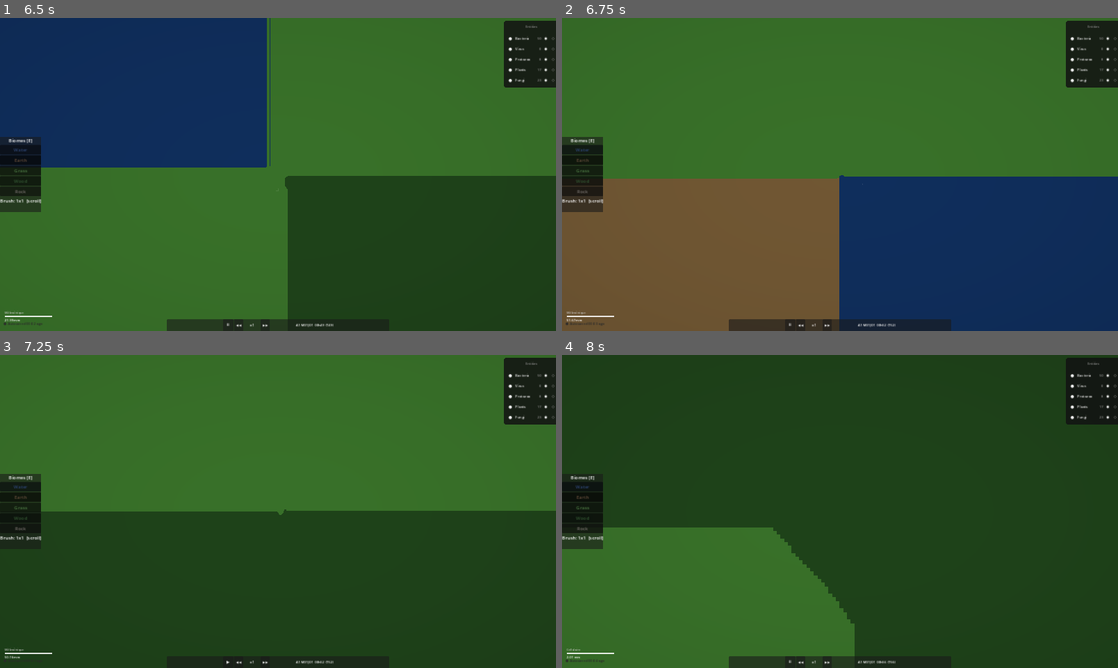
Above: before the commit, frames 1-4 (two rows, left to right).
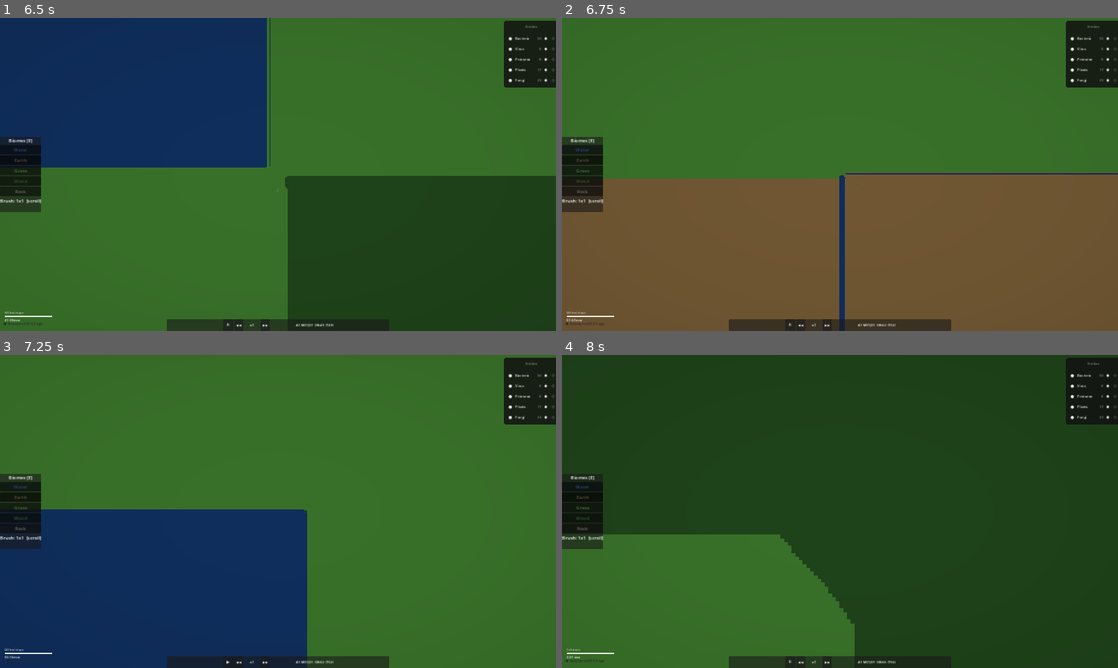
Above: after the commit, the same moments.

Repository: trinityUwU/Primordia
Game: Godot game, scene res://scenes/MainMenu.tscn
The game is run twice, just before and just after one commit, with the same random seed, the same clock (stepped at 60 frames per second) and the same inputs.
Inputs (mouse positions are in pixels of both pictures, inside the frame that each line leads up to):
- Up to frame 1 (6.5 s): tap Enter at 0.5 s; move the mouse to (400, 158) at 0.52 s; hold D 0.53-1.25 s; tap H at 0.6 s; click (400, 158) at 0.67 s; tap Space at 0.77, 4.52, 6.02 s; click "New Game" at 1.25 s; click (278, 146) at 2.02 s; type "Alex" at 2.1 s; click "New Game" at 2.75 s; click "Create" at 3.5 s; move the mouse to (166, 190) at 4.27 s; hold S 4.28-5.03 s; tap E at 4.35 s; move the mouse to (333, 105) at 5.02 s; hold D 5.03-5.78 s; tap G at 5.1 s; move the mouse to (250, 237) at 5.77 s; hold W from 5.78 s (still down); tap 1 at 5.85 s; click (250, 237) at 5.92 s
- Up to frame 2 (6.75 s): move the mouse to (1006, 221) at 6.52 s; release W at 6.53 s; hold A from 6.53 s (still down); tap 2 at 6.6 s
- Up to frame 3 (7.25 s): keep holding A; tap Space at 6.77 s
- Up to frame 4 (8 s): keep holding A; move the mouse to (673, 464) at 7.27 s; tap 3 at 7.35 s; tap Space at 7.52 s

Frame 1 is identical in both runs. In frame 2, 25% of the frame differs, in the area x 50-100%, y 49-100%; in frame 3, 49%, in the area x 0-100%, y 49-100%; in frame 4, 0.7%.

Commit message:
fix: BiomeRenderer cooldown dur 250ms + batch biome_map lookup sans appel GDScript WorldGen si déjà cached

Diff:
--- a/scripts/autoloads/WorldGen.gd
+++ b/scripts/autoloads/WorldGen.gd
@@ -55,24 +55,21 @@
 	_noise_detail.fractal_octaves = 2
 
 
-# Returns biome type for chunk coord
+# Returns biome type for chunk coord — 2 noise lookups only
 func get_biome(chunk_coord: Vector2i) -> int:
 	var cx: float = float(chunk_coord.x)
 	var cy: float = float(chunk_coord.y)
-	var alt: float  = _normalize(_noise_altitude.get_noise_2d(cx, cy))
-	var hum: float  = _normalize(_noise_humidity.get_noise_2d(cx, cy))
+	var alt: float = _normalize(_noise_altitude.get_noise_2d(cx, cy))
+	var hum: float = _normalize(_noise_humidity.get_noise_2d(cx, cy))
+	return _biome_from(alt, hum)
 
-	if alt > 0.72:
-		return WorldGrid.BIOME_ROCK
-	if alt < 0.26:
-		return WorldGrid.BIOME_WATER
-	# Coastal/marsh: low altitude + high humidity
-	if alt < 0.35 and hum > 0.60:
-		return WorldGrid.BIOME_WATER
-	if hum > 0.62:
-		return WorldGrid.BIOME_WOOD
-	if hum > 0.35:
-		return WorldGrid.BIOME_GRASS
+
+func _biome_from(alt: float, hum: float) -> int:
+	if alt > 0.72:                        return WorldGrid.BIOME_ROCK
+	if alt < 0.26:                        return WorldGrid.BIOME_WATER
+	if alt < 0.35 and hum > 0.60:         return WorldGrid.BIOME_WATER
+	if hum > 0.62:                        return WorldGrid.BIOME_WOOD
+	if hum > 0.35:                        return WorldGrid.BIOME_GRASS
 	return WorldGrid.BIOME_EARTH
 
 
--- a/scripts/rendering/BiomeRenderer.gd
+++ b/scripts/rendering/BiomeRenderer.gd
@@ -5,12 +5,14 @@
 
 # Rebuild only when camera leaves the inner safe zone (TEX_SIZE/2 - MARGIN chunks from origin)
 const MARGIN: int = 6
+const REBUILD_COOLDOWN: float = 0.25  # max 4 rebuilds/s regardless of camera speed
 
 var _image: Image
 var _texture: ImageTexture
 var _mat: ShaderMaterial
 var _tex_origin: Vector2i = Vector2i(-9999, -9999)
 var _dirty: bool = true
+var _cooldown: float = 0.0
 
 var _canvas: CanvasLayer
 var _rect: ColorRect
@@ -38,15 +40,16 @@
 	WorldGrid.biome_changed.connect(func(_c): _dirty = true)
 
 
-func _process(_delta: float) -> void:
+func _process(delta: float) -> void:
 	var camera: Camera2D = get_viewport().get_camera_2d()
 	if camera == null:
 		return
 
+	_cooldown -= delta
+
 	var cam_pos: Vector2 = camera.global_position
 	var center_chunk: Vector2i = WorldGrid.world_to_chunk(cam_pos)
 
-	# Rebuild when camera exits safe inner zone
 	var half: int = TEX_SIZE / 2
 	var needs_rebuild: bool = _dirty
 	if not needs_rebuild:
@@ -56,8 +59,9 @@
 			rel.y < MARGIN or rel.y >= TEX_SIZE - MARGIN
 		)
 
-	if needs_rebuild:
+	if needs_rebuild and _cooldown <= 0.0:
 		_dirty = false
+		_cooldown = REBUILD_COOLDOWN
 		_tex_origin = center_chunk - Vector2i(half, half)
 		_rebuild_texture()
 
@@ -76,11 +80,20 @@
 func _rebuild_texture() -> void:
 	var data: PackedByteArray = PackedByteArray()
 	data.resize(TEX_SIZE * TEX_SIZE)
+	# Batch-read biome_map — WorldGrid.get_chunk_biome calls WorldGen only if not cached
+	# After first pass, all coords are in _biome_map so subsequent rebuilds are dictionary lookups
+	var bmap: Dictionary = WorldGrid._biome_map
 	var i: int = 0
 	for py in TEX_SIZE:
 		for px in TEX_SIZE:
-			var biome: int = WorldGrid.get_chunk_biome(Vector2i(_tex_origin.x + px, _tex_origin.y + py))
-			data[i] = int(float(biome) / 4.0 * 255.0)
+			var coord: Vector2i = Vector2i(_tex_origin.x + px, _tex_origin.y + py)
+			var biome: int
+			if bmap.has(coord):
+				biome = bmap[coord]
+			else:
+				biome = WorldGen.get_biome(coord)
+				bmap[coord] = biome
+			data[i] = int(float(biome) / 4.0 * 255.0 + 0.5)
 			i += 1
 	_image = Image.create_from_data(TEX_SIZE, TEX_SIZE, false, Image.FORMAT_R8, data)
 	_texture.update(_image)
